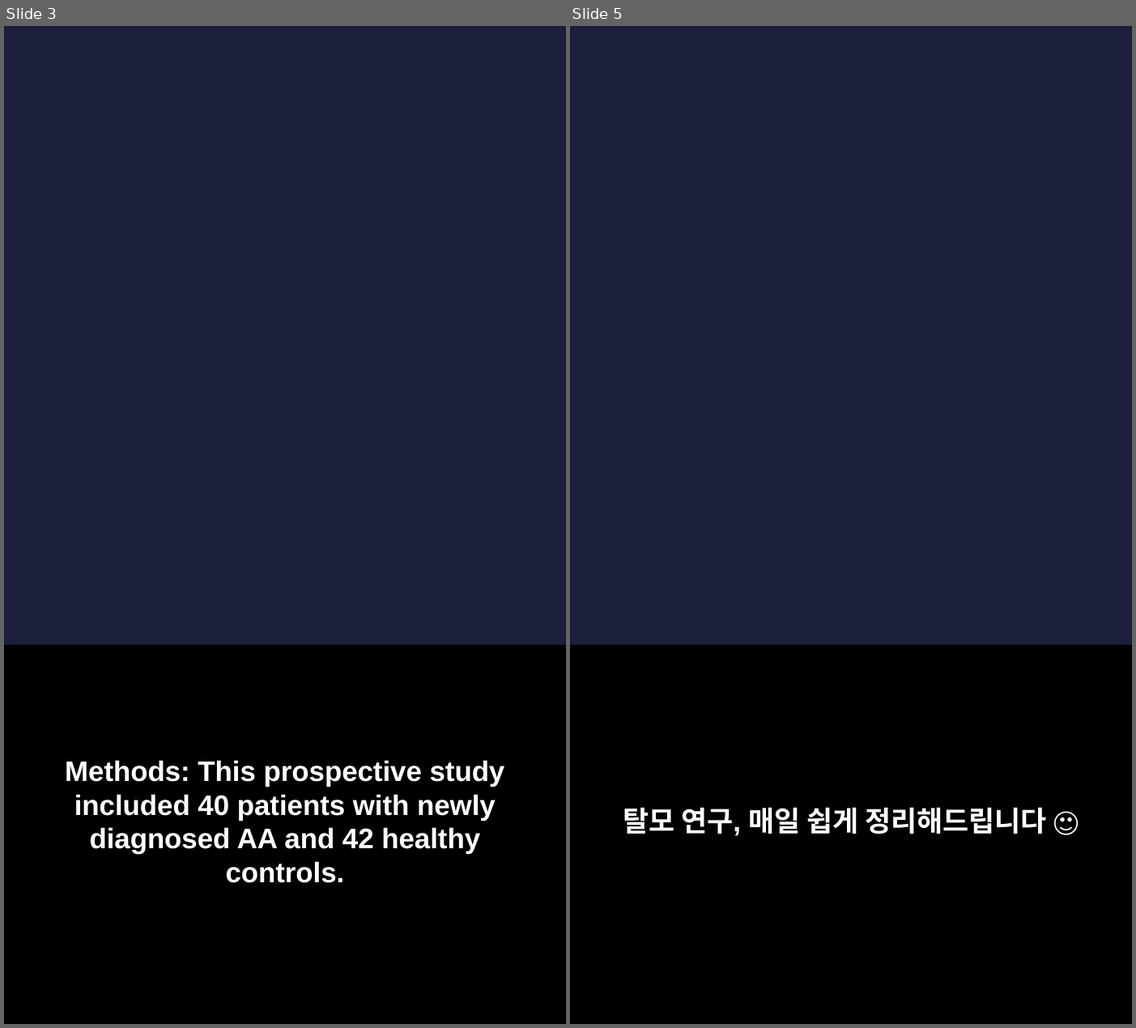
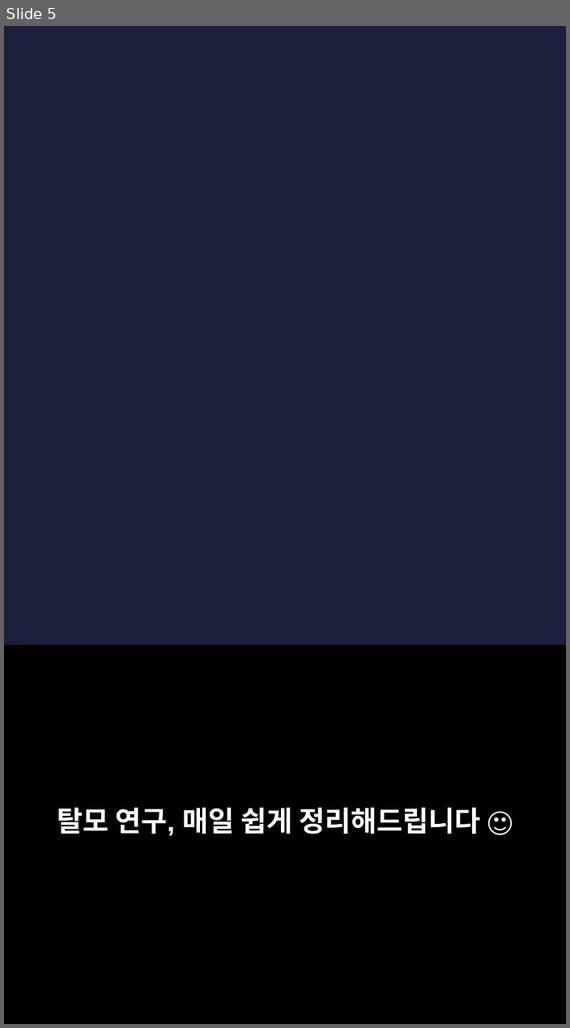
Before and after one commit to hyokang2010-BJ-ANTH/product-builder-test, a slide deck: pwa/data/latest/slides.pptx. Shown side by side, each under a label of ours: slides 3 and 5 before the commit, slide 5 after it; the slides between them are not shown. The pictures are 1136x1028 and 570x1028 pixels, drawn with LibreOffice and Linux fonts; fonts in the diff are those of the drawing; background and template pictures are left out. Boxes give left, top, right and bottom in pixels: in the first picture for what was removed or moved away, otherwise in the second. Text is boxed around its words. In the diff, an @@ line names an element or a change of style, - is before the commit and + after.

```diff
--- a/pwa/data/latest/slides.pptx
+++ b/pwa/data/latest/slides.pptx
@@ slide 3 removed at (4, 26, 566, 1024), background picture (left out) @@
@@ rectangle removed at (4, 646, 566, 1024) @@
@@ text removed at (65, 760, 505, 883) @@
-Methods: This prospective study included 40 patients with newly diagnosed AA and 42 healthy controls.
```
Also in this commit, not shown: 4 slides changed, 3 slides added, 2 other slides removed, 26 other files.
